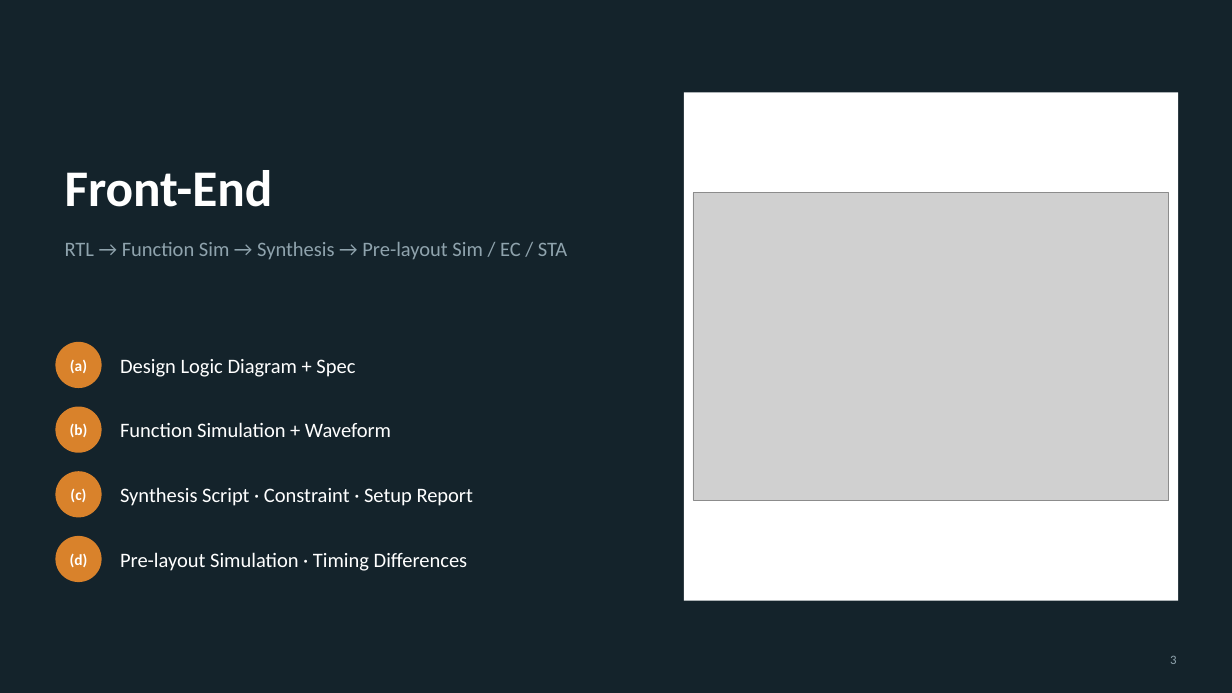
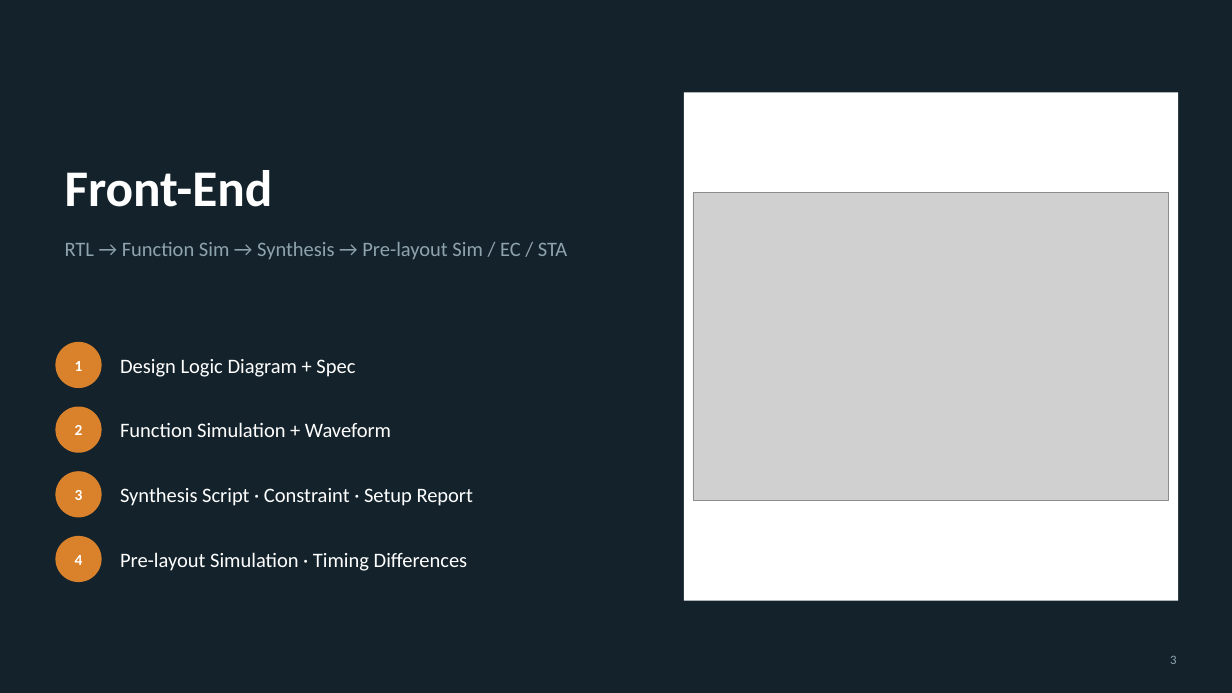
Before and after one commit to Chad-Jung/Project, a slide deck: slide 3 of proj1_make/TOP/DOC/UART_IP_Portfolio_EN.pptx. Drawn at 1232x693 pixels with LibreOffice and Linux fonts; fonts in the diff are those of the drawing; grey boxes stand for pictures. Boxes give left, top, right and bottom in pixels: in the first picture for what was removed or moved away, otherwise in the second. Text is boxed around its words. In the diff, an @@ line names an element or a change of style, - is before the commit and + after.

```diff
--- a/proj1_make/TOP/DOC/UART_IP_Portfolio_EN.pptx
+++ b/proj1_make/TOP/DOC/UART_IP_Portfolio_EN.pptx
@@ text at [75, 361, 83, 371]: text changed @@
-(a)
+1
@@ text at [75, 425, 83, 435]: text changed @@
-(b)
+2
@@ text at [75, 490, 83, 500]: text changed @@
-(c)
+3
@@ text at [75, 555, 83, 565]: text changed @@
-(d)
+4
```
Also in this commit, not shown: 23 other slides changed, 7 other files.
